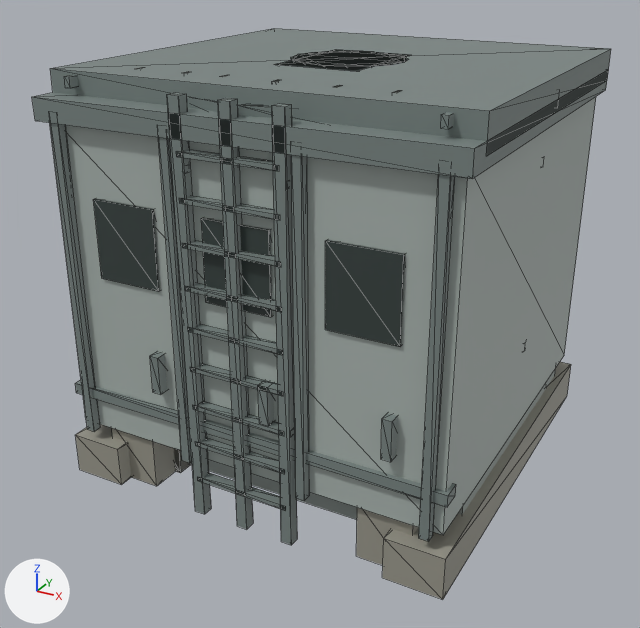
A saved change to the glTF model public/assets/buildings/old-town-services.glb.
Both versions are drawn from a camera (50 mm lens) standing at (0.978, -1.901, 1.288) and looking at (-0.026, -0.076, 0.376). The lights are fixed; the arrows at lower left show +X, +Y and +Z. The first picture is the older version. Mesh edges are drawn as thin lines.

The first picture shows 'header_tank', 'laundry', 'meter_bank', 'water_tank', 'water_tank_lod'.
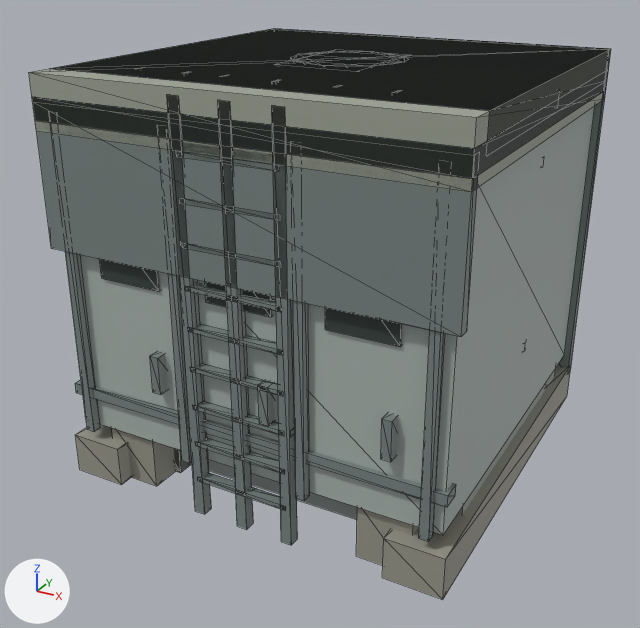
The change in detail:
Mesh me_cube_440 is new.
It consists of a box spanning x -0.5..0.5, y -0.5..0.5, z 0.875..1.0; a box spanning x -0.5..0.5, y -0.5..-0.472, z 0.604..0.938; a box spanning x -0.5..0.5, y 0.472..0.5, z 0.083..1.0; a box spanning x -0.382..-0.352, y 0.361..0.472, z 0.0..0.917; a box spanning x -0.382..-0.352, y -0.375..0.458, z 0.625..0.792; a box spanning x 0.352..0.382, y 0.361..0.472, z 0.0..0.917; a box spanning x 0.352..0.382, y -0.375..0.458, z 0.625..0.792.
It uses material mat_swot_vertex_colour_001.
Object 'entry_canopy' (ob_entry_canopy) is new; it shows me_cube_440.
Its location is (0.0, 0.0, 0.0).

Boxes (x1, y1, x2, y2) around the edits, measured in the pictures (640 x 628 px):
'entry_canopy', added: after (29, 28, 611, 373)
